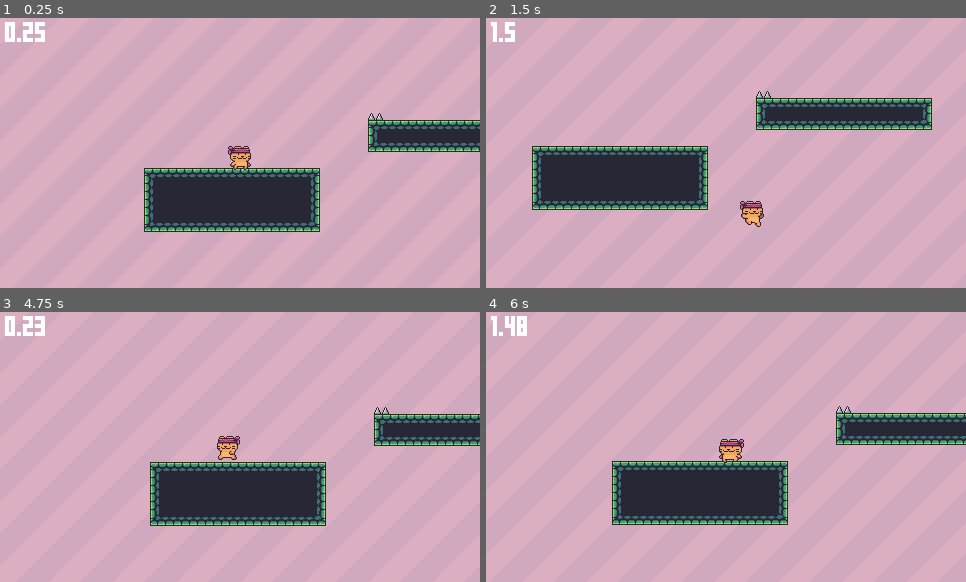
Above: before the commit, frames 1-4 (two rows, left to right).
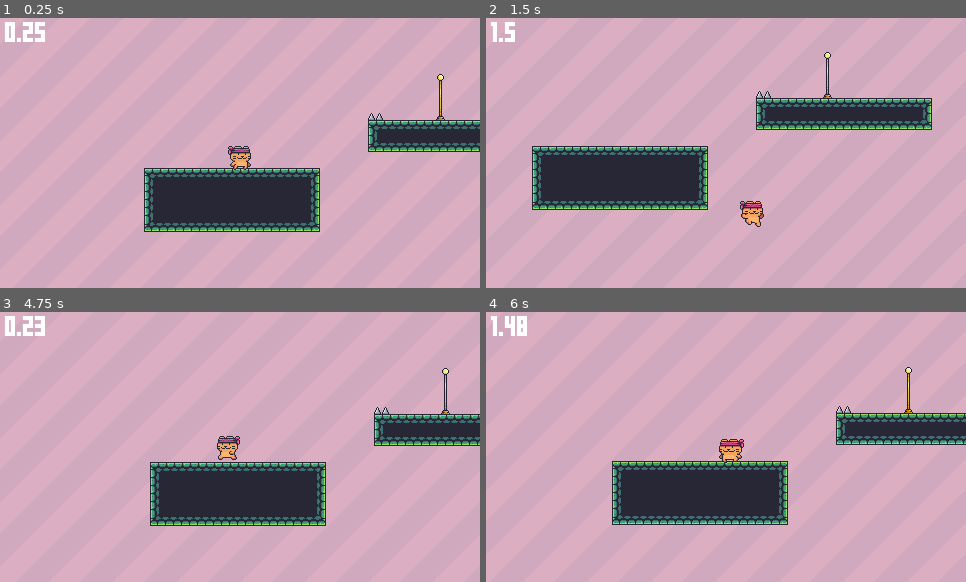
Above: after the commit, the same moments.

Repository: SnowyPeax/Community_Project_1_Johan
Game: Godot game, scene res://user/HalfdanMaps/HalfdanKaizo.tscn
The game is run twice, just before and just after one commit, with the same random seed, the same clock (stepped at 60 frames per second) and the same inputs. This scene is started directly instead of the project's main scene.
Inputs:
- Up to frame 1 (0.25 s): no input
- Up to frame 2 (1.5 s): tap Enter (interact) at 0.5, 0.6, 1.35 s; hold D (right) from 0.53 s (still down); tap Space (jump) at 0.77 s
- Up to frame 3 (4.75 s): tap Space (jump) at 1.52, 3.02, 3.77, 4.52 s; release D (right) at 2.03 s; hold A (left) 2.03-2.78 s; tap Enter (interact) every 0.75 s from 2.1 to 4.35 s; hold D (right) 2.78-4.28 s; hold A (left) from 4.28 s (still down)
- Up to frame 4 (6 s): release A (left) at 5.03 s; hold D (right) 5.03-5.78 s; tap Enter (interact) at 5.1, 5.85 s; hold A (left) from 5.78 s (still down)

The runs differ from the first frame. In frame 1, 0.1% of the frame differs, in the area x 90-93%, y 20-38%; in frame 2, 0.1%; in frame 3, 0.1%; in frame 4, 0.1%.

Commit message:
Added checkpoint system

Diff:
--- a/core/player/player_controller.gd
+++ b/core/player/player_controller.gd
@@ -23,7 +23,7 @@
 @onready var animations = $AnimatedSprite2D
 
 func _ready():
-	Levelmanager.player = self
+	Levelmanager._player = self
 
 func apply_force(force : Vector2):
 	velocity += force
@@ -43,9 +43,7 @@
 	velocity.y += gravity * delta
 
 func die():
-	print("Player died!")
-	Levelmanager.reload_scene()
-	Levelmanager.time_elapsed = 0
+	Levelmanager.reload_from_checkpoint()
 
 func _input(_event):
 	dir = Input.get_vector("left", "right", "up", "down")
--- a/core/scenes/base_level.gd
+++ b/core/scenes/base_level.gd
@@ -4,3 +4,5 @@
 
 func _ready():
 	Levelmanager.start_time()
+	if Levelmanager.get_checkpoint_position() != null:
+		Levelmanager.get_player().global_position = Levelmanager.get_checkpoint_position()
--- a/core/singletons/levelmanager.gd
+++ b/core/singletons/levelmanager.gd
@@ -10,7 +10,9 @@
 var time_elapsed = 0
 var is_timing = false
 
-var player = null
+var _player = null
+var _checkpoint_pos = null
+var _checkpoint = null
 
 func _ready():
 	get_tree().get_root().add_child.call_deferred(overlay.instantiate())
@@ -20,16 +22,33 @@
 		time_elapsed += delta
 
 func get_player():
-	return player
+	return _player
+
+func get_checkpoint_position():
+	return _checkpoint_pos
+
+func get_checkpoint():
+	return _checkpoint
+
+func _reset_checkpoint():
+	_checkpoint_pos = null
+	_checkpoint = null
 
 func change_scene(scene : PackedScene):
 	get_tree().change_scene_to_packed(scene)
+	_reset_checkpoint()
 
 func go_to_lobby():
 	get_tree().change_scene_to_packed(home_scene)
+	_reset_checkpoint()
+
+func reload_from_checkpoint():
+	get_tree().reload_current_scene()
 
 func reload_scene():
+	_reset_checkpoint()
 	get_tree().reload_current_scene()
+	time_elapsed = 0
 
 func display_default_end_screen():
 	var end_screen = load("res://core/gui/default_end_screen.tscn").instantiate()
--- a/core/terrain/autotiles.tres
+++ b/core/terrain/autotiles.tres
@@ -6,6 +6,7 @@
 [ext_resource type="PackedScene" uid="uid://bmme7pmuclfim" path="res://core/terrain/dangerous/Spikes.tscn" id="3_vfcpg"]
 [ext_resource type="PackedScene" uid="uid://kim4eay54ba8" path="res://core/terrain/dangerous/spikes_right.tscn" id="4_gm48l"]
 [ext_resource type="PackedScene" uid="uid://b1tq43fffcjtg" path="res://core/terrain/dangerous/spikes_up.tscn" id="5_lr8lh"]
+[ext_resource type="PackedScene" uid="uid://c4k4og8ohm3ng" path="res://core/terrain/interactable/checkpoint.tscn" id="7_mbtb4"]
 
 [sub_resource type="TileSetAtlasSource" id="TileSetAtlasSource_5qoi5"]
 texture = ExtResource("1_qwryc")
@@ -915,6 +916,7 @@
 [sub_resource type="TileSetScenesCollectionSource" id="TileSetScenesCollectionSource_6fcqx"]
 resource_name = "Interactables"
 scenes/1/scene = ExtResource("3_v2bub")
+scenes/2/scene = ExtResource("7_mbtb4")
 
 [resource]
 physics_layer_0/collision_layer = 1
--- /dev/null
+++ b/core/terrain/interactable/checkpoint.gd
@@ -0,0 +1,21 @@
+extends Area2D
+
+func _ready():
+	if Levelmanager.get_checkpoint_position() == global_position:
+		play_anim("idle")
+		Levelmanager._checkpoint = self
+
+func _on_body_entered(body):
+	if body == Levelmanager.get_player() && Levelmanager.get_checkpoint_position() != global_position:
+		var checkpoint = Levelmanager.get_checkpoint()
+		if is_instance_valid(checkpoint):
+			checkpoint.play_anim("no_flag")
+		Levelmanager._checkpoint_pos = global_position
+		Levelmanager._checkpoint = self
+		play_anim("out")
+
+func play_anim(animation_name : String):
+	$AnimatedSprite2D.play(animation_name)
+
+func _on_animated_sprite_2d_animation_finished():
+	play_anim("idle")
--- /dev/null
+++ b/core/terrain/interactable/checkpoint.tscn
@@ -0,0 +1,300 @@
+[gd_scene load_steps=43 format=3 uid="uid://c4k4og8ohm3ng"]
+
+[ext_resource type="Texture2D" uid="uid://be3wqrpe6comx" path="res://core/assets/Checkpoints/Checkpoint/Checkpoint (Flag Idle)(64x64).png" id="1_2cht0"]
+[ext_resource type="Script" path="res://core/terrain/interactable/checkpoint.gd" id="1_a3ho3"]
+[ext_resource type="Texture2D" uid="uid://735yiqmhtpy4" path="res://core/assets/Checkpoints/Checkpoint/Checkpoint (No Flag).png" id="2_nijeq"]
+[ext_resource type="Texture2D" uid="uid://dgboe3p2a6qc6" path="res://core/assets/Checkpoints/Checkpoint/Checkpoint (Flag Out) (64x64).png" id="3_rt6mh"]
+
+[sub_resource type="AtlasTexture" id="AtlasTexture_2kmv5"]
+atlas = ExtResource("1_2cht0")
+region = Rect2(0, 0, 64, 64)
+
+[sub_resource type="AtlasTexture" id="AtlasTexture_c8gug"]
+atlas = ExtResource("1_2cht0")
+region = Rect2(64, 0, 64, 64)
+
+[sub_resource type="AtlasTexture" id="AtlasTexture_ger1l"]
+atlas = ExtResource("1_2cht0")
+region = Rect2(128, 0, 64, 64)
+
+[sub_resource type="AtlasTexture" id="AtlasTexture_pxxfs"]
+atlas = ExtResource("1_2cht0")
+region = Rect2(192, 0, 64, 64)
+
+[sub_resource type="AtlasTexture" id="AtlasTexture_gplp4"]
+atlas = ExtResource("1_2cht0")
+region = Rect2(256, 0, 64, 64)
+
+[sub_resource type="AtlasTexture" id="AtlasTexture_tiife"]
+atlas = ExtResource("1_2cht0")
+region = Rect2(320, 0, 64, 64)
+
+[sub_resource type="AtlasTexture" id="AtlasTexture_dyfxs"]
+atlas = ExtResource("1_2cht0")
+region = Rect2(384, 0, 64, 64)
+
+[sub_resource type="AtlasTexture" id="AtlasTexture_ktf7p"]
+atlas = ExtResource("1_2cht0")
+region = Rect2(448, 0, 64, 64)
+
+[sub_resource type="AtlasTexture" id="AtlasTexture_eojv0"]
+atlas = ExtResource("1_2cht0")
+region = Rect2(512, 0, 64, 64)
+
+[sub_resource type="AtlasTexture" id="AtlasTexture_3shdd"]
+atlas = ExtResource("1_2cht0")
+region = Rect2(576, 0, 64, 64)
+
+[sub_resource type="AtlasTexture" id="AtlasTexture_j57mg"]
+atlas = ExtResource("3_rt6mh")
+region = Rect2(0, 0, 64, 64)
+
+[sub_resource type="AtlasTexture" id="AtlasTexture_sl5my"]
+atlas = ExtResource("3_rt6mh")
+region = Rect2(64, 0, 64, 64)
+
+[sub_resource type="AtlasTexture" id="AtlasTexture_14qgc"]
+atlas = ExtResource("3_rt6mh")
+region = Rect2(128, 0, 64, 64)
+
+[sub_resource type="AtlasTexture" id="AtlasTexture_lqg38"]
+atlas = ExtResource("3_rt6mh")
+region = Rect2(192, 0, 64, 64)
+
+[sub_resource type="AtlasTexture" id="AtlasTexture_abxnu"]
+atlas = ExtResource("3_rt6mh")
+region = Rect2(256, 0, 64, 64)
+
+[sub_resource type="AtlasTexture" id="AtlasTexture_1r5nd"]
+atlas = ExtResource("3_rt6mh")
+region = Rect2(320, 0, 64, 64)
+
+[sub_resource type="AtlasTexture" id="AtlasTexture_en4gu"]
+atlas = ExtResource("3_rt6mh")
+region = Rect2(384, 0, 64, 64)
+
+[sub_resource type="AtlasTexture" id="AtlasTexture_pbfe0"]
+atlas = ExtResource("3_rt6mh")
+region = Rect2(448, 0, 64, 64)
+
+[sub_resource type="AtlasTexture" id="AtlasTexture_p4o1r"]
+atlas = ExtResource("3_rt6mh")
+region = Rect2(512, 0, 64, 64)
+
+[sub_resource type="AtlasTexture" id="AtlasTexture_ewsba"]
+atlas = ExtResource("3_rt6mh")
+region = Rect2(576, 0, 64, 64)
+
+[sub_resource type="AtlasTexture" id="AtlasTexture_l7tti"]
+atlas = ExtResource("3_rt6mh")
+region = Rect2(640, 0, 64, 64)
+
+[sub_resource type="AtlasTexture" id="AtlasTexture_0xwij"]
+atlas = ExtResource("3_rt6mh")
+region = Rect2(704, 0, 64, 64)
+
+[sub_resource type="AtlasTexture" id="AtlasTexture_kchvm"]
+atlas = ExtResource("3_rt6mh")
+region = Rect2(768, 0, 64, 64)
+
+[sub_resource type="AtlasTexture" id="AtlasTexture_dmdb1"]
+atlas = ExtResource("3_rt6mh")
+region = Rect2(832, 0, 64, 64)
+
+[sub_resource type="AtlasTexture" id="AtlasTexture_yurjr"]
+atlas = ExtResource("3_rt6mh")
+region = Rect2(896, 0, 64, 64)
+
+[sub_resource type="AtlasTexture" id="AtlasTexture_opvmv"]
+atlas = ExtResource("3_rt6mh")
+region = Rect2(960, 0, 64, 64)
+
+[sub_resource type="AtlasTexture" id="AtlasTexture_11r3r"]
+atlas = ExtResource("3_rt6mh")
+region = Rect2(1024, 0, 64, 64)
+
+[sub_resource type="AtlasTexture" id="AtlasTexture_aqixp"]
+atlas = ExtResource("3_rt6mh")
+region = Rect2(1088, 0, 64, 64)
+
+[sub_resource type="AtlasTexture" id="AtlasTexture_whpso"]
+atlas = ExtResource("3_rt6mh")
+region = Rect2(1152, 0, 64, 64)
+
+[sub_resource type="AtlasTexture" id="AtlasTexture_leeoj"]
+atlas = ExtResource("3_rt6mh")
+region = Rect2(1216, 0, 64, 64)
+
+[sub_resource type="AtlasTexture" id="AtlasTexture_j65ti"]
+atlas = ExtResource("3_rt6mh")
+region = Rect2(1280, 0, 64, 64)
+
+[sub_resource type="AtlasTexture" id="AtlasTexture_k107a"]
+atlas = ExtResource("3_rt6mh")
+region = Rect2(1344, 0, 64, 64)
+
+[sub_resource type="AtlasTexture" id="AtlasTexture_b6oo5"]
+atlas = ExtResource("3_rt6mh")
+region = Rect2(1408, 0, 64, 64)
+
+[sub_resource type="AtlasTexture" id="AtlasTexture_1e74l"]
+atlas = ExtResource("3_rt6mh")
+region = Rect2(1472, 0, 64, 64)
+
+[sub_resource type="AtlasTexture" id="AtlasTexture_f71yi"]
+atlas = ExtResource("3_rt6mh")
+region = Rect2(1536, 0, 64, 64)
+
+[sub_resource type="AtlasTexture" id="AtlasTexture_7cf78"]
+atlas = ExtResource("3_rt6mh")
+region = Rect2(1600, 0, 64, 64)
+
+[sub_resource type="SpriteFrames" id="SpriteFrames_j2ey8"]
+animations = [{
+"frames": [{
+"duration": 1.0,
+"texture": SubResource("AtlasTexture_2kmv5")
+}, {
+"duration": 1.0,
+"texture": SubResource("AtlasTexture_c8gug")
+}, {
+"duration": 1.0,
+"texture": SubResource("AtlasTexture_ger1l")
+}, {
+"duration": 1.0,
+"texture": SubResource("AtlasTexture_pxxfs")
+}, {
+"duration": 1.0,
+"texture": SubResource("AtlasTexture_gplp4")
+}, {
+"duration": 1.0,
+"texture": SubResource("AtlasTexture_tiife")
+}, {
+"duration": 1.0,
+"texture": SubResource("AtlasTexture_dyfxs")
+}, {
+"duration": 1.0,
+"texture": SubResource("AtlasTexture_ktf7p")
+}, {
+"duration": 1.0,
+"texture": SubResource("AtlasTexture_eojv0")
+}, {
+"duration": 1.0,
+"texture": SubResource("AtlasTexture_3shdd")
+}],
+"loop": true,
+"name": &"idle",
+"speed": 20.0
+}, {
+"frames": [{
+"duration": 1.0,
+"texture": ExtResource("2_nijeq")
+}],
+"loop": true,
+"name": &"no_flag",
+"speed": 5.0
+}, {
+"frames": [{
+"duration": 1.0,
+"texture": SubResource("AtlasTexture_j57mg")
+}, {
+"duration": 1.0,
+"texture": SubResource("AtlasTexture_sl5my")
+}, {
+"duration": 1.0,
+"texture": SubResource("AtlasTexture_14qgc")
+}, {
+"duration": 1.0,
+"texture": SubResource("AtlasTexture_lqg38")
+}, {
+"duration": 1.0,
+"texture": SubResource("AtlasTexture_abxnu")
+}, {
+"duration": 1.0,
+"texture": SubResource("AtlasTexture_1r5nd")
+}, {
+"duration": 1.0,
+"texture": SubResource("AtlasTexture_en4gu")
+}, {
+"duration": 1.0,
+"texture": SubResource("AtlasTexture_pbfe0")
+}, {
+"duration": 1.0,
+"texture": SubResource("AtlasTexture_p4o1r")
+}, {
+"duration": 1.0,
+"texture": SubResource("AtlasTexture_ewsba")
+}, {
+"duration": 1.0,
+"texture": SubResource("AtlasTexture_l7tti")
+}, {
+"duration": 1.0,
+"texture": SubResource("AtlasTexture_0xwij")
+}, {
+"duration": 1.0,
+"texture": SubResource("AtlasTexture_kchvm")
+}, {
+"duration": 1.0,
+"texture": SubResource("AtlasTexture_dmdb1")
+}, {
+"duration": 1.0,
+"texture": SubResource("AtlasTexture_yurjr")
+}, {
+"duration": 1.0,
+"texture": SubResource("AtlasTexture_opvmv")
+}, {
+"duration": 1.0,
+"texture": SubResource("AtlasTexture_11r3r")
+}, {
+"duration": 1.0,
+"texture": SubResource("AtlasTexture_aqixp")
+}, {
+"duration": 1.0,
+"texture": SubResource("AtlasTexture_whpso")
+}, {
+"duration": 1.0,
+"texture": SubResource("AtlasTexture_leeoj")
+}, {
+"duration": 1.0,
+"texture": SubResource("AtlasTexture_j65ti")
+}, {
+"duration": 1.0,
+"texture": SubResource("AtlasTexture_k107a")
+}, {
+"duration": 1.0,
+"texture": SubResource("AtlasTexture_b6oo5")
+}, {
+"duration": 1.0,
+"texture": SubResource("AtlasTexture_1e74l")
+}, {
+"duration": 1.0,
+"texture": SubResource("AtlasTexture_f71yi")
+}, {
+"duration": 1.0,
+"texture": SubResource("AtlasTexture_7cf78")
+}],
+"loop": false,
+"name": &"out",
+"speed": 40.0
+}]
+
+[sub_resource type="CapsuleShape2D" id="CapsuleShape2D_2sl8r"]
+radius = 6.0
+height = 48.0
+
+[node name="Checkpoint" type="Area2D"]
+position = Vector2(0, -24)
+script = ExtResource("1_a3ho3")
+
+[node name="AnimatedSprite2D" type="AnimatedSprite2D" parent="."]
+sprite_frames = SubResource("SpriteFrames_j2ey8")
+animation = &"no_flag"
+autoplay = "no_flag"
+offset = Vector2(8.5, 0)
+
+[node name="CollisionShape2D" type="CollisionShape2D" parent="."]
+position = Vector2(0, 9)
+shape = SubResource("CapsuleShape2D_2sl8r")
+
+[connection signal="body_entered" from="." to="." method="_on_body_entered"]
+[connection signal="animation_finished" from="AnimatedSprite2D" to="." method="_on_animated_sprite_2d_animation_finished"]
--- a/user/HalfdanMaps/HalfdanKaizo.tscn
+++ b/user/HalfdanMaps/HalfdanKaizo.tscn
@@ -12,4 +12,4 @@
 position = Vector2(32, 32)
 
 [node name="Autotiles" parent="." index="2"]
-layer_0/tile_data = PackedInt32Array(393222, 131072, 10, 327 …(12628 unchanged characters)… 4, -720815, 2, 196608, -458674, 3, 65536)
+layer_0/tile_data = PackedInt32Array(393222, 131072, 10, 327 …(12628 unchanged characters)… 4, -720815, 2, 196608, -458674, 3, 65536, -65522, 3, 131072, -65505, 3, 131072)
Not shown: 1 places in core/terrain/autotiles.tres that only renumber resources
